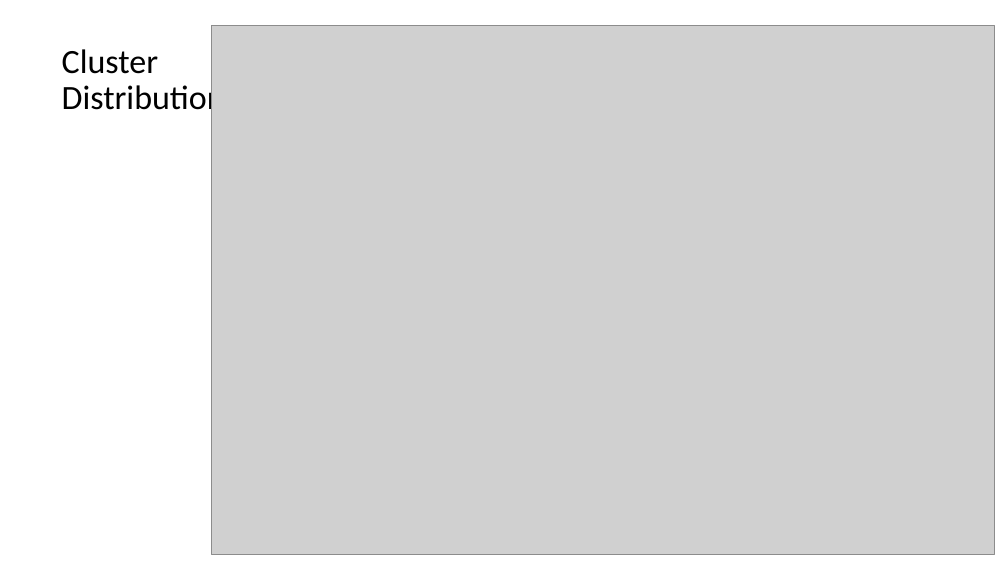
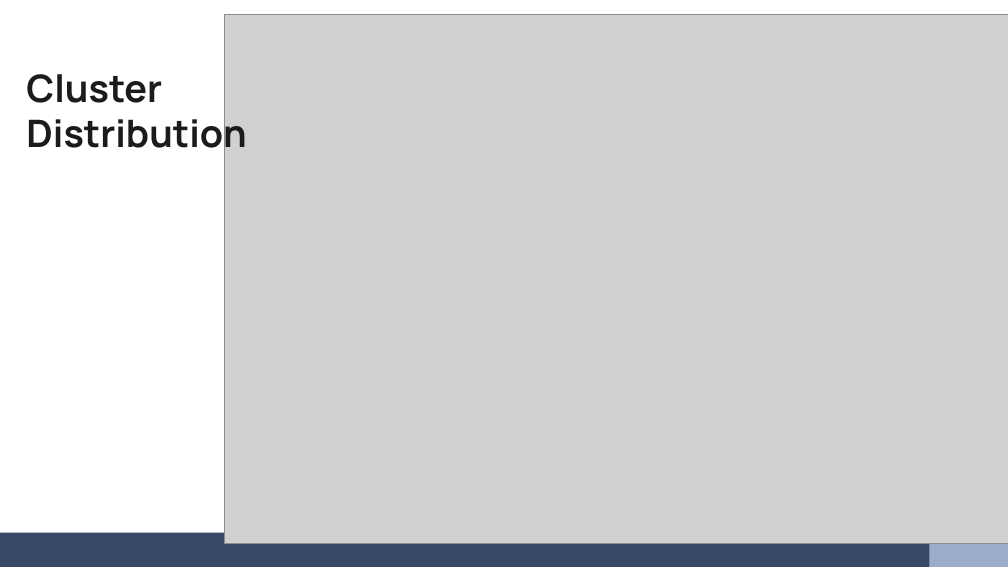
Before and after one commit to LukeABobay/larval-fish-community-analysis, a slide deck: slide 8 of PICES 2026 Presentation.pptx (slide 13 before the commit). Drawn at 1008x567 pixels with LibreOffice and Linux fonts; fonts in the diff are those of the drawing; grey boxes stand for pictures. Boxes give left, top, right and bottom in pixels: in the first picture for what was removed or moved away, otherwise in the second. Text is boxed around its words. In the diff, an @@ line names an element or a change of style, - is before the commit and + after.

Commit message:
Revise slides based on Su and Luke's feedback. Add background/template and images. Populate acknowledgements slide with text and logos

```diff
--- a/PICES 2026 Presentation.pptx
+++ b/PICES 2026 Presentation.pptx
@@ picture: place and size @@
-picture at box(211, 25, 994, 554)
+picture at box(225, 14, 1008, 544)
@@ title "Cluster Distribution": place and size @@
-title "Cluster Distribution" at box(62, 49, 225, 118)
+title "Cluster Distribution" at box(26, 74, 246, 158)
@@ title "Cluster Distribution" at box(26, 74, 246, 158): size 32.4 to 36 pt, font Calibri to Manrope, text colour #000000 to #1B1B1B, bold on; line spacing 0.9 to 1; vertical alignment bottom to top @@
@@ rectangle added at box(0, 532, 1008, 567), fill #374768 @@
@@ rectangle added at box(929, 532, 1008, 567), fill #9BACCA @@
```
Also in this commit, not shown: 15 other slides changed, 3 slides added, 10 slides removed.
